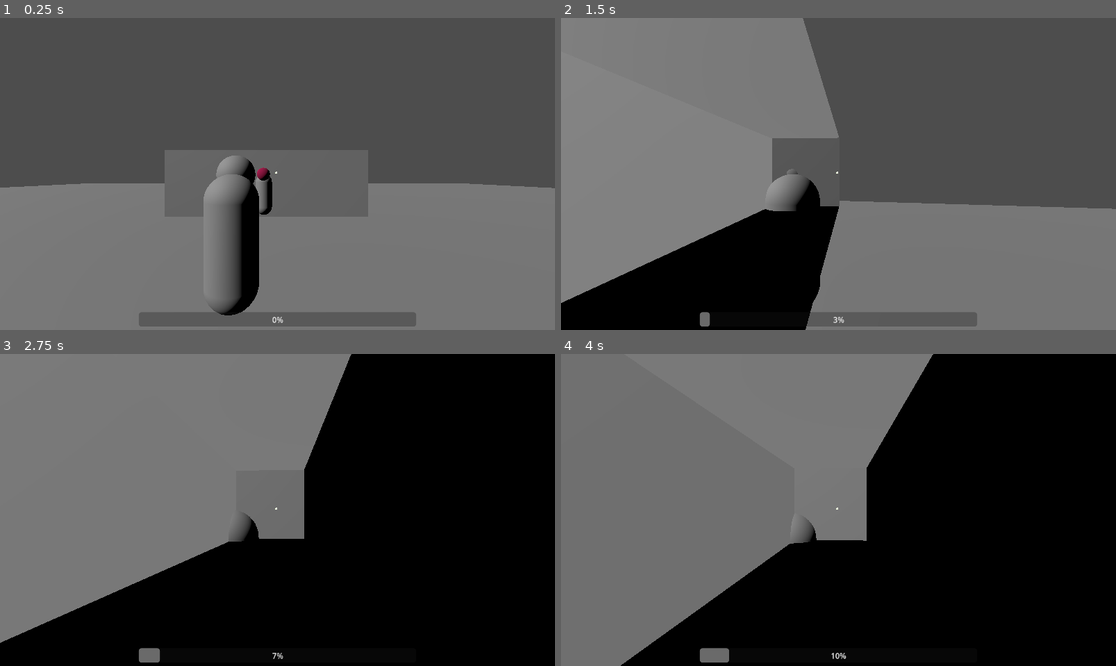
Above: before the commit, frames 1-4 (two rows, left to right).
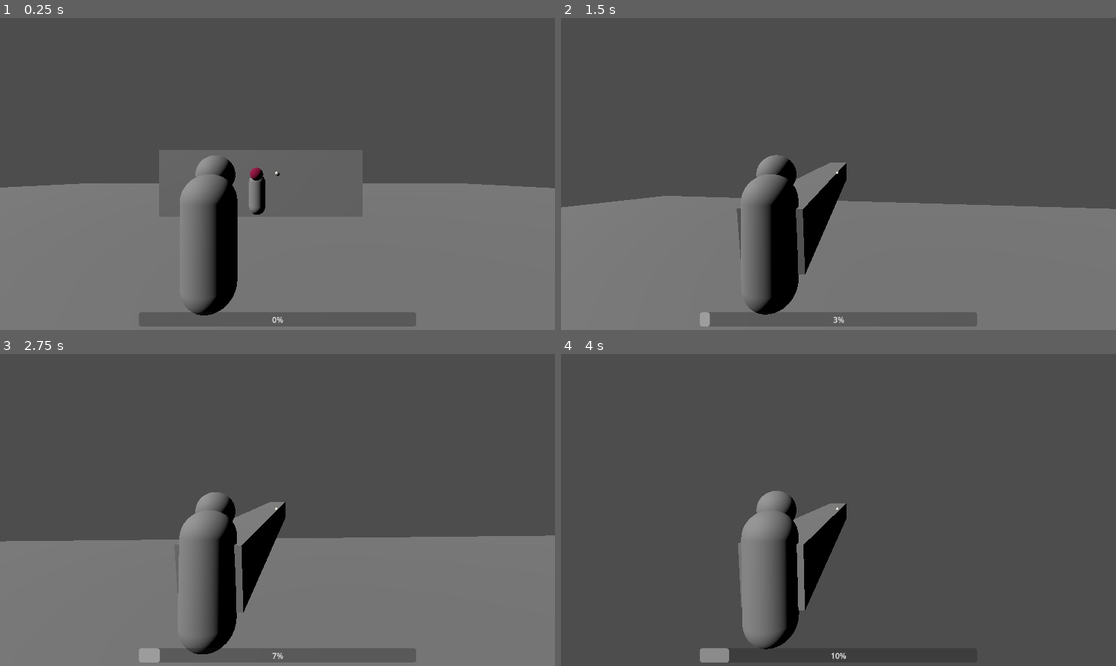
Above: after the commit, the same moments.

Repository: Smijj/3D-Hack-n-Slash
Game: Godot game, scene res://DSmyth/Scenes/Levels/main.tscn
Two runs of this game, one before a commit and one after it. Both use one fixed random seed, a clock stepped at 60 frames per second and the inputs below.
Inputs (mouse positions are in pixels of both pictures, inside the frame that each line leads up to):
- Up to frame 1 (0.25 s): no input
- Up to frame 2 (1.5 s): tap Enter at 0.5 s; move the mouse to (866, 174) at 0.52 s; press the mouse at (866, 174) at 0.53 s; hold W (MoveForward) from 0.53 s (still down); tap Space (Jump) at 0.77 s; tap P (TestEnemyAttack) at 0.8, 1.35 s; move the mouse to (810, 174) at 1.27 s; release the mouse at (810, 174) at 1.28 s
- Up to frame 3 (2.75 s): keep holding W (MoveForward); tap Space (Jump) at 1.52 s; click (249, 510) at 1.55 s; move the mouse to (288, 503) at 2.02 s; press the mouse at (288, 503) at 2.03 s; tap P (TestEnemyAttack) at 2.3 s
- Up to frame 4 (4 s): keep holding W (MoveForward); move the mouse to (832, 516) at 2.77 s; release the mouse at (832, 516) at 2.78 s; right-click (832, 516) at 2.85 s; tap Space (Jump) at 3.02, 3.77 s; click (832, 516) at 3.05 s; move the mouse to (877, 513) at 3.52 s; hold Q (Empower0) from 3.53 s (still down); tap P (TestEnemyAttack) at 3.8 s

The runs differ from the first frame. In frame 1, 5.5% of the frame differs, in the area x 1-100%, y 42-96%; in frame 2, 37%; in frame 3, 90%; in frame 4, 97%, in the area x 0-100%, y 0-100%.

Commit message:
Figured out how to correctly do attack range and aim raycasts/colliders using where the camera is looking.

Diff:
--- a/GD.3D Hack n Slash/DSmyth/Scenes/CharacterScenes/player.tscn
+++ b/GD.3D Hack n Slash/DSmyth/Scenes/CharacterScenes/player.tscn
@@ -14,6 +14,8 @@
 
 [sub_resource type="SphereMesh" id="SphereMesh_uwies"]
 
+[sub_resource type="SphereMesh" id="SphereMesh_ip6kw"]
+
 [sub_resource type="BoxShape3D" id="BoxShape3D_0d3c1"]
 size = Vector3(4, 3, 4)
 
@@ -24,13 +26,15 @@
 texture = ExtResource("5_vc6oe")
 modulate_color = Color(0.941176, 1, 0.87451, 1)
 
-[node name="Player" type="CharacterBody3D" node_paths=PackedStringArray("AttackComp")]
+[node name="Player" type="CharacterBody3D" node_paths=PackedStringArray("_CameraPivot", "_CameraLookingPos", "AttackComp")]
 collision_layer = 2
 script = ExtResource("1_20lad")
 _AccelerationRate = 10.0
 _AirControlMultiplier = 0.5
 _DashTravelTime = 0.15
 _DashExitVelocity = 35.0
+_CameraPivot = NodePath("CameraOrigin")
+_CameraLookingPos = NodePath("CameraOrigin/LookDirectionSpringArm/CameraLookingPosition")
 AttackComp = NodePath("AttackComponent")
 
 [node name="MovementCollider" type="CollisionShape3D" parent="."]
@@ -46,24 +50,29 @@
 mesh = SubResource("SphereMesh_uwies")
 
 [node name="CameraOrigin" type="Node3D" parent="."]
-transform = Transform3D(1, 0, 0, 0, 1, 0, 0, 0, 1, 0.67138, 2, 0)
+transform = Transform3D(1, 0, 0, 0, 1, 0, 0, 0, 1, 1, 2, 0)
 
 [node name="SpringArm3D" type="SpringArm3D" parent="CameraOrigin"]
 spring_length = 3.0
 margin = 0.5
 
 [node name="Camera3D" type="Camera3D" parent="CameraOrigin/SpringArm3D"]
-transform = Transform3D(1, 0, 0, 0, 1, 0, 0, 0, 1, 0, 0.550167, 2.90464)
+transform = Transform3D(1, 0, 0, 0, 1, 0, 0, 0, 1, 0, 0.5, 3)
 
-[node name="RayCast3D" type="RayCast3D" parent="CameraOrigin"]
-visible = false
-target_position = Vector3(0, 0, -10)
+[node name="LookDirectionSpringArm" type="SpringArm3D" parent="CameraOrigin"]
+transform = Transform3D(-1, 0, -8.74228e-08, 0, 1, 0, 8.74228e-08, 0, -1, 0, 0, 0)
 collision_mask = 17
-collide_with_areas = true
-debug_shape_custom_color = Color(1, 0, 0, 1)
+spring_length = 10.0
+
+[node name="CameraLookingPosition" type="Node3D" parent="CameraOrigin/LookDirectionSpringArm"]
+transform = Transform3D(1, 0, 0, 0, 1, 0, 0, 0, 1, 0, 0, 10)
+
+[node name="DEBUGLookingPosMesh" type="MeshInstance3D" parent="CameraOrigin/LookDirectionSpringArm/CameraLookingPosition"]
+transform = Transform3D(0.25, 0, 0, 0, 0.25, 0, 0, 0, 0.25, 0, 0, 0)
+mesh = SubResource("SphereMesh_ip6kw")
 
 [node name="AttackComponent" parent="." instance=ExtResource("4_iltov")]
-transform = Transform3D(1, 0, 0, 0, 1, 0, 0, 0, 1, 0, 2, 0)
+transform = Transform3D(1, 0, 0, 0, 1, 0, 0, 0, 1, 0, 1, 0)
 
 [node name="CollisionShape3D" type="CollisionShape3D" parent="AttackComponent"]
 transform = Transform3D(1, 0, 0, 0, 1, 0, 0, 0, 1, 0, 0, -2)
--- a/GD.3D Hack n Slash/DSmyth/Scripts/CharacterModule/AttackComponent.gd
+++ b/GD.3D Hack n Slash/DSmyth/Scripts/CharacterModule/AttackComponent.gd
@@ -4,9 +4,11 @@
 @export_category("Attack Settings")
 @export var BaseDamage : float = 10
 @export var BaseKnockback : float = 10
+@export var _RaycastCollisionMask:int = 16
 
 @export_category("References")
 @export var _Collider : CollisionShape3D
+@export var _DebugMeshInstance:MeshInstance3D
 
 # Attack Info - gets set when in the Attack function
 var _AttackType : CONSTS.AttackType = CONSTS.AttackType.BASIC
@@ -24,8 +26,12 @@
 		_Collider = CollisionShape3D.new()
 		add_child(_Collider)
 
+	if !_DebugMeshInstance:
+		_DebugMeshInstance = MeshInstance3D.new()
+		_Collider.add_child(_DebugMeshInstance)
+
 	# Make sure the attack is properly intialized
-	_ResetAttack()
+	_ResetAttackCollider()
 
 	# Connect events
 	area_entered.connect(_OnAttackHitboxCollision)
@@ -54,58 +60,62 @@
 #endregion
 
 ### Turns on the AttackComponent's hitbox briefly
-func Attack(attackOwner:Node, attackType:CONSTS.AttackType = CONSTS.AttackType.BASIC, cameraCollision:Dictionary = {}):
+func Attack(attackOwner:Node, attackType:CONSTS.AttackType = CONSTS.AttackType.BASIC, attackTargetPos:Vector3 = -transform.basis.z):
 	if !attackOwner or !_Collider: return
 	print(attackOwner.name + " attacked")	# Debug
-
-	var targetPos:Vector3
-	var attackRange:float = 30
-
-	# if the camera raycast was intersecting anything when attempting to attack, use the intersect position
-	if cameraCollision:
-		targetPos = cameraCollision["position"]
-		print("CameraRaycast HitPos: "+str(targetPos))
-	# Otherwise, make the targetPos somewhere in front of the Collider
-	else: targetPos = _Collider.global_position - _Collider.global_transform.basis.z * attackRange
-
-	# Shoot ray from _Collider pos to wherever the Camera was looking. this is to have the attacks feel like they are coming from the player char not the camera.
-	var space:PhysicsDirectSpaceState3D = get_world_3d().direct_space_state
-	var query:PhysicsRayQueryParameters3D = PhysicsRayQueryParameters3D.create(_Collider.global_position, targetPos)
-	var collision:Dictionary = space.intersect_ray(query)
-
-	if collision:
-		print("Attack Raycast Hit Something lol")
-
-	## BUG: This doesnt quite work
-	var attackShapeSize = Vector3(1,1,targetPos.z - _Collider.global_position.z)
-
-	var attackShape:BoxShape3D = BoxShape3D.new()
-	attackShape.size = attackShapeSize
-	_Collider.shape = attackShape
-	_Collider.position.z = -attackShapeSize.z/2
-	_Collider.look_at(targetPos)
-
-	# Debug mesh to visualize collisions
-	var mesh:BoxMesh = BoxMesh.new()
-	mesh.size = attackShapeSize
-	var _DebugMeshInstance:MeshInstance3D = MeshInstance3D.new()	# TODO: Export this and just updated the Mesh comp with a new shape each time dumbass
-	_DebugMeshInstance.mesh = mesh
-	_Collider.add_child(_DebugMeshInstance)
-
 
 	# Set Attack info
 	_AttackOwner = attackOwner
 	_AttackType = attackType
 
+	# Make the Attack Comp look at the AttackTargetPos so that any hitboxes are aimed towards the target pos
+	look_at(attackTargetPos)
+
+
+	## Raycasts
+	var rayExclusions:Array[RID]
+	if attackOwner is PhysicsBody3D:
+		rayExclusions.append(attackOwner.get_rid())		# Exclude the attack owner's physics body from being detected by the raycast
+
+	# Shoot ray from _Collider pos to wherever the Camera was looking. this is to have the attacks feel like they are coming from the player char not the camera.
+	var space:PhysicsDirectSpaceState3D = get_world_3d().direct_space_state
+	#var query:PhysicsRayQueryParameters3D = PhysicsRayQueryParameters3D.create(global_position, attackTargetPos, _RaycastCollisionMask, rayExclusions)
+	var query:PhysicsRayQueryParameters3D = PhysicsRayQueryParameters3D.create(global_position, attackTargetPos)
+	query.exclude = rayExclusions
+	var collision:Dictionary = space.intersect_ray(query)
+
+	print("Exclusions: "+str(query.exclude))
+	print("Collision: "+str(collision))
+
+	#if collision:
+		#print("Attack Raycast Hit Something lol")
+		#print(collision)
+
+
+	## Colliders
+	var attackShapeSize = Vector3(1,1,global_position.distance_to(attackTargetPos))
+	var attackShape:BoxShape3D = BoxShape3D.new()
+	attackShape.size = attackShapeSize
+	_Collider.shape = attackShape
+	_Collider.position.z = -attackShapeSize.z/2
+
+	# Debug mesh to visualize collisions
+	var mesh:BoxMesh = BoxMesh.new()
+	mesh.size = attackShapeSize
+	_DebugMeshInstance.mesh = mesh
+
+	# Turn collider off -> on -> off to make sure any collisions that are already inside the collider get detected
 	if _ResetAttackTween: _ResetAttackTween.kill()		# Kill any ResetAttack tween that was already playing
-	_ResetAttack()										# Reset the attack in case the ResetAttackTween wasnt able to do do before being killed
+	_ResetAttackCollider()								# Reset the attack in case the ResetAttackTween wasnt able to do do before being killed
 	_Collider.disabled = false
 	_ResetAttackTween = create_tween()
-	_ResetAttackTween.tween_callback(_ResetAttack).set_delay(0.2)	# Tween that turns on attack hitbox for 0.2 seconds
+	_ResetAttackTween.tween_callback(_ResetAttackCollider).set_delay(0.05)	# Tween that turns on attack hitbox for 0.05 seconds
 
 	# Play Animation
 
 
-func _ResetAttack():
+func _ResetAttackCollider():
 	if !_Collider or _Collider.disabled == true: return
 	_Collider.disabled = true
+
+	#if _DebugMeshInstance: _DebugMeshInstance.mesh = null
--- a/GD.3D Hack n Slash/DSmyth/Scripts/CharacterModule/PlayerCtrl.gd
+++ b/GD.3D Hack n Slash/DSmyth/Scripts/CharacterModule/PlayerCtrl.gd
@@ -43,10 +43,13 @@
 signal AttackTypeChanged(newAttackType:CONSTS.AttackType)
 
 @export var _CurrentAttackType : CONSTS.AttackType
+@export var _CurrentAttackRange : float = 30
+@export var _AttackRangeSpringArm : SpringArm3D
 
 @export_group("Camera")
 @export var _MouseSensitivity := 0.2
-@onready var _CameraPivot :Node3D = $CameraOrigin
+@export var _CameraPivot :Node3D
+@export var _CameraLookingPos :Node3D
 
 
 #region Core Functions & Events
@@ -54,6 +57,11 @@
 # Override Func
 func Initialize():
 	Input.mouse_mode = Input.MOUSE_MODE_CAPTURED
+
+	if !_CameraPivot:
+		printerr("No Player CameraPivot node set!")
+		push_error("No Player CameraPivot node set!")
+
 
 # Override Func
 func PhysicsUpdate(delta):
@@ -77,20 +85,22 @@
 
 	# Handle Camera
 	if event is InputEventMouseMotion:
+		# Rotate whole player around the y axis to look left and right
 		rotate_y(deg_to_rad(-event.relative.x * _MouseSensitivity))
-		_CameraPivot.rotate_x(deg_to_rad(-event.relative.y * _MouseSensitivity))
-		_CameraPivot.rotation.x = clamp(_CameraPivot.rotation.x, deg_to_rad(-90), deg_to_rad(45))
+		# Rotate just the camera around the x axis to look up and down
+		if _CameraPivot:
+			_CameraPivot.rotate_x(deg_to_rad(-event.relative.y * _MouseSensitivity))
+			_CameraPivot.rotation.x = clamp(_CameraPivot.rotation.x, deg_to_rad(-90), deg_to_rad(45))	# Clamp camera up/down motion
 
 	if event.is_action_pressed("Dash"):
 		_Dash()
 
 	if event.is_action_pressed("Attack"):
 		if AttackComp:
-			var space:PhysicsDirectSpaceState3D = get_world_3d().direct_space_state
-			var query:PhysicsRayQueryParameters3D = PhysicsRayQueryParameters3D.create(_CameraPivot.global_position, _CameraPivot.global_position - _CameraPivot.global_transform.basis.z * 30)
-			var collision:Dictionary = space.intersect_ray(query)
-
-			AttackComp.Attack(self, _CurrentAttackType, collision)
+			#var space:PhysicsDirectSpaceState3D = get_world_3d().direct_space_state
+			#var query:PhysicsRayQueryParameters3D = PhysicsRayQueryParameters3D.create(_CameraPivot.global_position, _CameraPivot.global_position - _CameraPivot.global_transform.basis.z * 30)
+			#var collision:Dictionary = space.intersect_ray(query)
+			AttackComp.Attack(self, _CurrentAttackType, _CameraLookingPos.global_position)
 		_ChangeAttackType(CONSTS.AttackType.BASIC)	# Reset attacktype to BASIC after attacking
 
 	if event.is_action_pressed("Empower0"):
--- a/GD.3D Hack n Slash/DSmyth/Scripts/DataModule/AttackData.gd
+++ b/GD.3D Hack n Slash/DSmyth/Scripts/DataModule/AttackData.gd
@@ -61,7 +61,7 @@
 					#postMidDamage *= 2
 
 func CalculateDamageModifer(attackType:CONSTS.AttackType = 0, weightType:CONSTS.WeightType = 0, defenceType:CONSTS.DefenceType = 0) -> float:
-	return CONSTS._DamageMultiplierTable[attackType][weightType][defenceType]
+	return CONSTS.DamageMultiplierTable[attackType][weightType][defenceType]
 
 func Debug():
 	print("ATTACKDATA:
--- a/GD.3D Hack n Slash/DSmyth/Scripts/DataModule/Constants.gd
+++ b/GD.3D Hack n Slash/DSmyth/Scripts/DataModule/Constants.gd
@@ -16,7 +16,7 @@
 	HARD
 }
 
-static var _DamageMultiplierTable:Dictionary = {
+static var DamageMultiplierTable:Dictionary = {
 	CONSTS.AttackType.BASIC : {
 		CONSTS.WeightType.LIGHT : {
 			CONSTS.DefenceType.SOFT : 1,
Not shown: 1 places in GD.3D Hack n Slash/DSmyth/Scenes/CharacterScenes/player.tscn that only renumber resources
